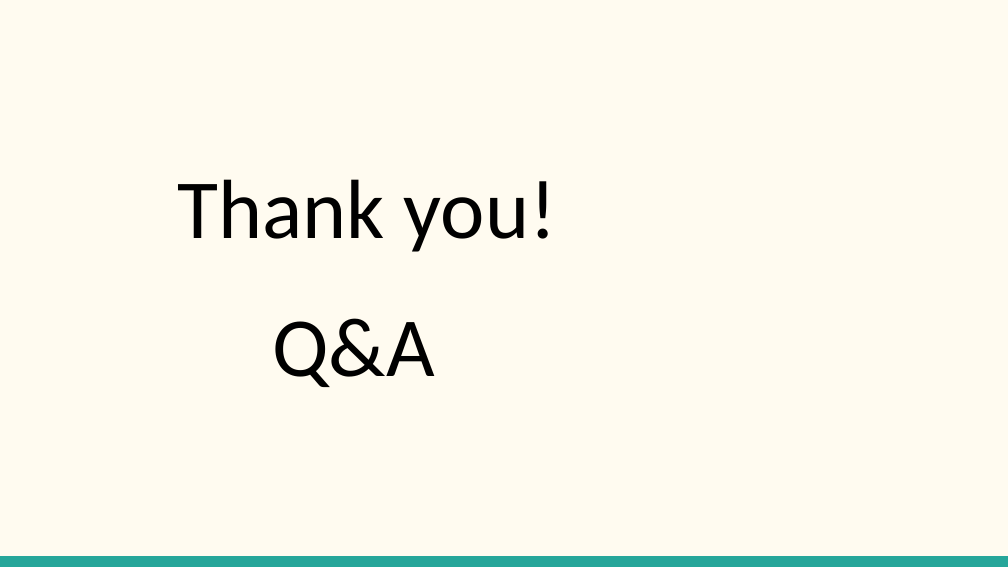
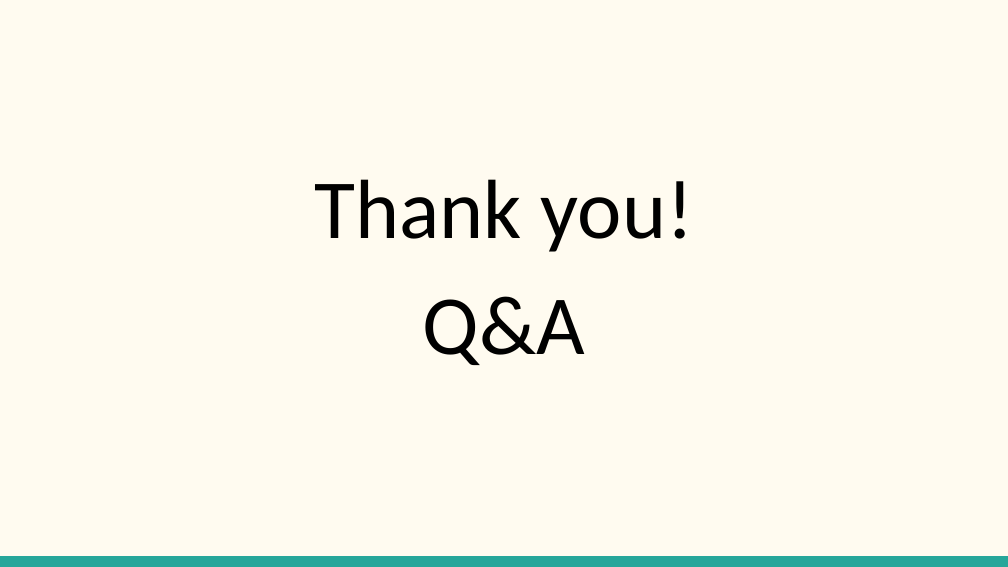
Before and after one commit to TZstatsADS/Fall2018-Project4-sec1--sec1proj4_grp6, a slide deck: slide 17 of doc/Sec 1 Proj 4 Group 6.pptx (slide 13 before the commit). Drawn at 1008x567 pixels with LibreOffice and Linux fonts; fonts in the diff are those of the drawing. Boxes give left, top, right and bottom in pixels: in the first picture for what was removed or moved away, otherwise in the second. Text is boxed around its words. In the diff, an @@ line names an element or a change of style, - is before the commit and + after.

Commit message:
Final Presentation Slides

```diff
--- a/doc/Sec 1 Proj 4 Group 6.pptx
+++ b/doc/Sec 1 Proj 4 Group 6.pptx
@@ text "Thank you!" at (x1=314, y1=179, x2=694, y2=365): alignment left to centre; less space between paragraphs @@
```
Also in this commit, not shown: 4 slides added.
